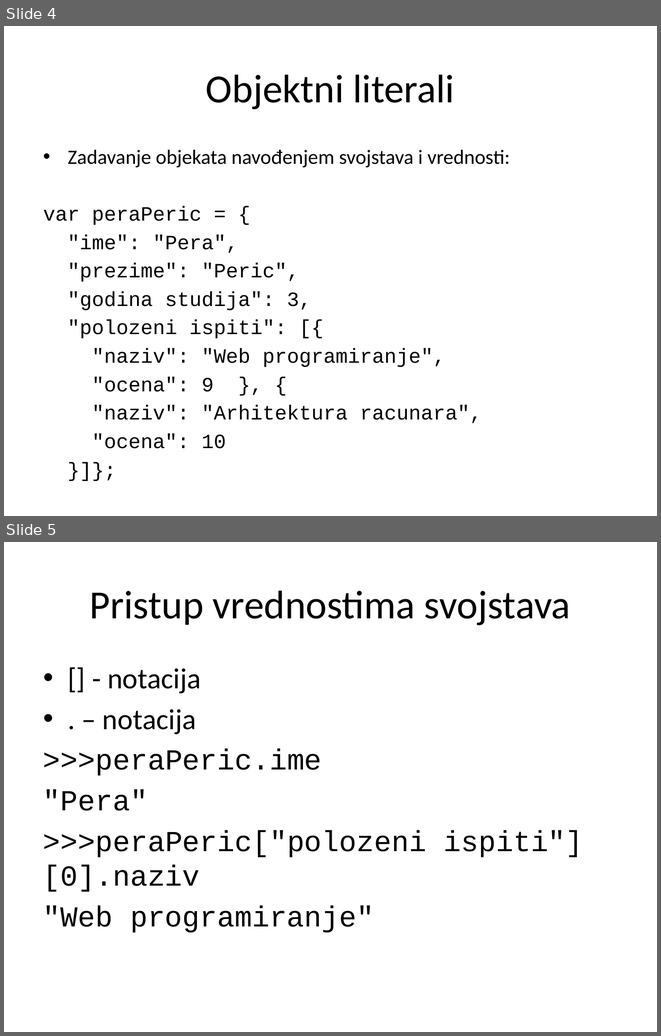
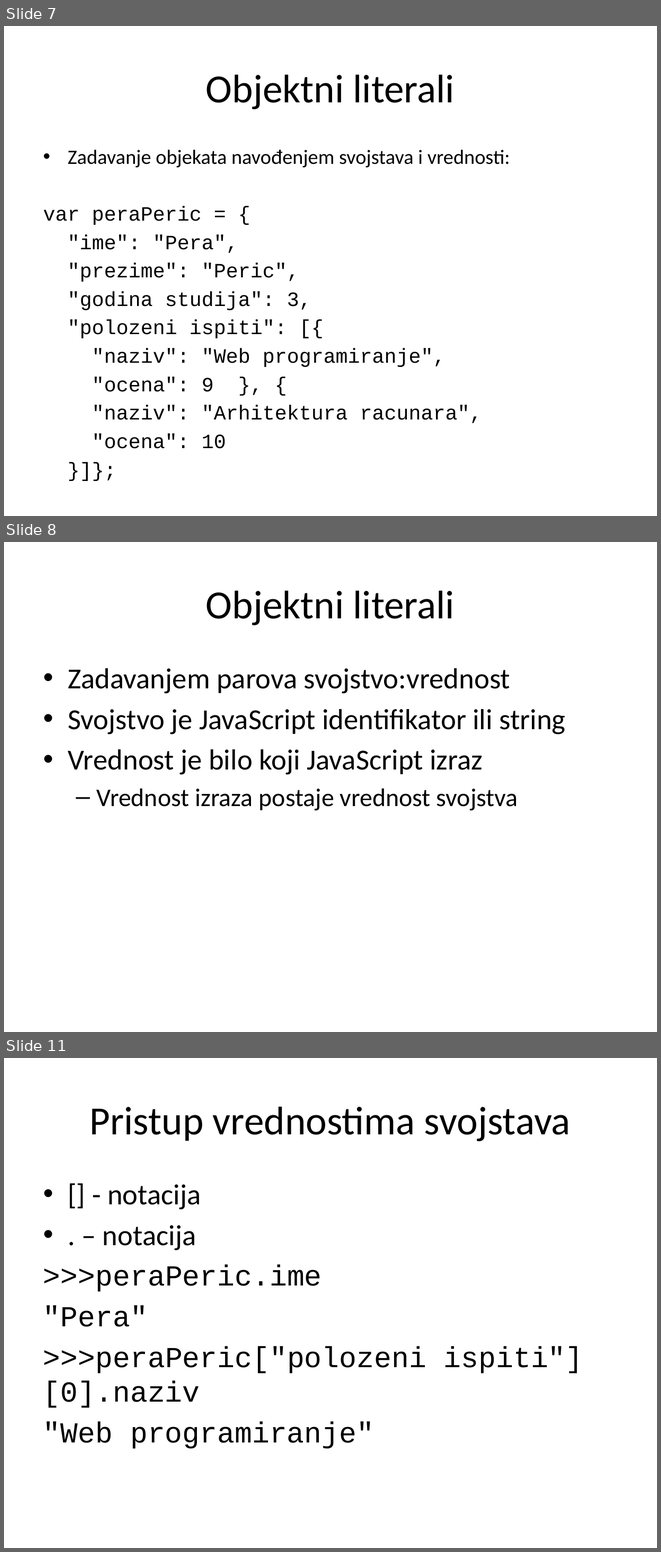
Before and after one commit to StefanAndjelic/2016, a slide deck: JavaScript/01_Objekti/JavaScript_01_Objekti.pptx. Shown one above the other, each under a label of ours: slides 4 and 5 before the commit, slides 7, 8 and 11 after it; the slides between them are not shown. The pictures are 661x1036 and 661x1552 pixels, drawn with LibreOffice and Linux fonts; fonts in the diff are those of the drawing. Boxes give left, top, right and bottom in pixels: in the first picture for what was removed or moved away, otherwise in the second. Text is boxed around its words. In the diff, an @@ line names an element or a change of style, - is before the commit and + after.

Commit message:
JavaScript Objekti

```diff
--- a/JavaScript/01_Objekti/JavaScript_01_Objekti.pptx
+++ b/JavaScript/01_Objekti/JavaScript_01_Objekti.pptx
@@ slide 8 added at (4, 542, 657, 1032), background #FFFFFF @@
@@ title added at (206, 590, 455, 625), 44 pt, text #000000 @@
+Objektni literali
@@ text added at (68, 668, 565, 811), 32 pt, text #000000 @@
+• Zadavanjem parova svojstvo:vrednost
+• Svojstvo je JavaScript identifikator ili string
+• Vrednost je bilo koji JavaScript izraz
+  – Vrednost izraza postaje vrednost svojstva
@@ what was slide 4 is now slide 7 @@
@@ what was slide 5 is now slide 11 @@
```
Also in this commit, not shown: 5 slides changed, 24 other slides added, 1 slide removed, 2 other files.
